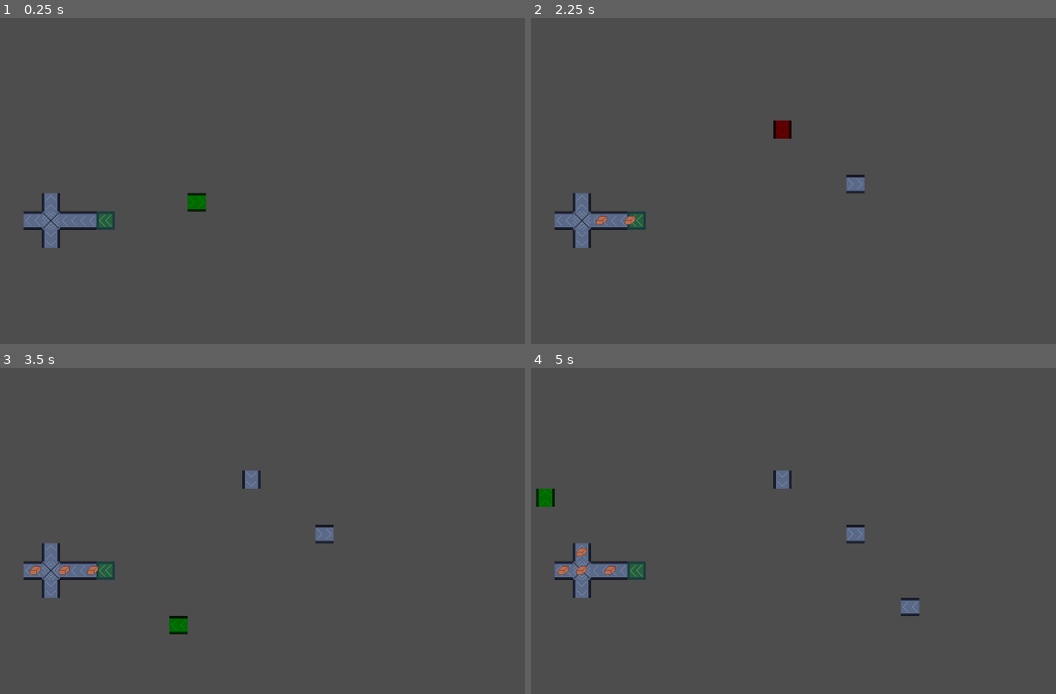
Above: before the commit, frames 1-4 (two rows, left to right).
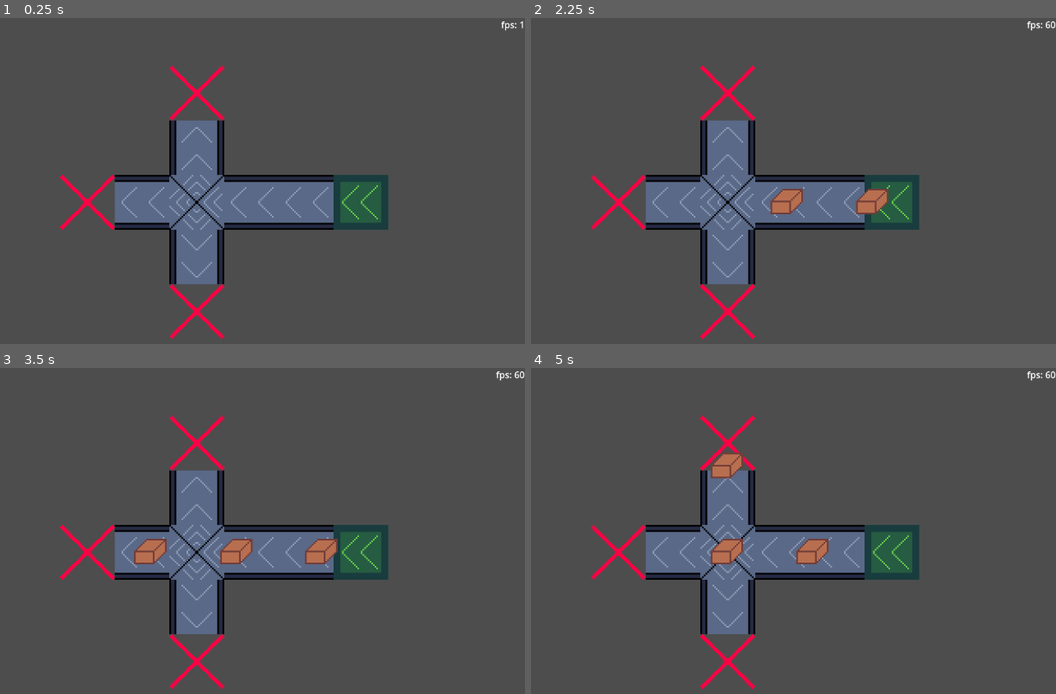
Above: after the commit, the same moments.

Repository: ConstellationSloth/BeltTutorial
Game: Godot game, scene res://main.tscn
Same seed, same stepped clock (60 frames per second), same inputs: the game is played once before the commit and once after it.
Inputs (mouse positions are in pixels of both pictures, inside the frame that each line leads up to):
- Up to frame 1 (0.25 s): no input
- Up to frame 2 (2.25 s): tap Enter at 0.5 s; move the mouse to (872, 184) at 0.52 s; press the mouse at (872, 184) at 0.53 s; move the mouse to (594, 220) at 1.27 s; release the mouse at (594, 220) at 1.28 s; tap R (rotate) at 1.35 s; move the mouse to (793, 122) at 2.02 s; press the mouse at (793, 122) at 2.03 s
- Up to frame 3 (3.5 s): move the mouse to (162, 625) at 2.77 s; release the mouse at (162, 625) at 2.78 s; tap R (rotate) at 2.85 s
- Up to frame 4 (5 s): move the mouse to (924, 609) at 3.52 s; press the mouse at (924, 609) at 3.53 s; move the mouse to (outside the picture) at 4.27 s; release the mouse at (outside the picture) at 4.28 s; tap R (rotate) at 4.35 s

The runs differ from the first frame. In frame 1, 15% of the frame differs, in the area x 4-100%, y 1-99%; in frame 2, 15%; in frame 3, 15%; in frame 4, 15%, in the area x 0-100%, y 1-99%.

Commit message:
remove previous design

Diff:
--- a/Conveyors/belt.gd
+++ b/Conveyors/belt.gd
@@ -2,8 +2,8 @@
 var to_direction: Enums.Direction = Enums.Direction.Left
 var from_direction: Enums.Direction = Enums.Direction.Right
 @export var directions : Array[Enums.Direction] = []
-@onready var from_controller : FromDirectionController = %FromDirectionController
-@onready var sprite = %Sprite2D
+@onready var from_controller : FromDirectionController = $FromDirectionController
+@onready var sprite = $Sprite2D
 
 func determine_from_direction():
 	from_direction = from_controller.get_from_direction(to_direction)
@@ -14,6 +14,7 @@
 
 
 func _ready():
+	print(global_position)
 	$DirectionController.set_directions(directions)
 
 func update_to_direction(to_directions: Array[Enums.Direction]):
--- a/Conveyors/belt.tscn
+++ b/Conveyors/belt.tscn
@@ -5,7 +5,7 @@
 [ext_resource type="Texture2D" uid="uid://c0f6h16dw520u" path="res://Art/conveyors_1.png" id="2_p4kum"]
 [ext_resource type="PackedScene" uid="uid://des4s18nx8jee" path="res://Conveyors/Components/Inventory/conveyor_inventory.tscn" id="3_oakon"]
 [ext_resource type="PackedScene" uid="uid://bu00ntiiddy1k" path="res://Conveyors/Components/Controller/direction_controller.tscn" id="5_f6dtg"]
-[ext_resource type="Script" path="res://Conveyors/Components/Controller/FromDirectionController.gd" id="6_35k6d"]
+[ext_resource type="Script" path="res://Conveyors/Components/Controller/from_direction_controller.gd" id="6_fjvy8"]
 
 [sub_resource type="RectangleShape2D" id="RectangleShape2D_luv85"]
 size = Vector2(16, 16)
@@ -20,14 +20,12 @@
 [node name="ConveyorDetectors" parent="." instance=ExtResource("1_4004i")]
 
 [node name="Sprite2D" type="Sprite2D" parent="."]
-unique_name_in_owner = true
 texture = ExtResource("2_p4kum")
 hframes = 5
 vframes = 3
 frame = 1
 
 [node name="ConveyorInventory" parent="." instance=ExtResource("3_oakon")]
-unique_name_in_owner = true
 
 [node name="CollisionShape2D" type="CollisionShape2D" parent="ConveyorInventory"]
 shape = SubResource("RectangleShape2D_luv85")
@@ -38,8 +36,7 @@
 shape = SubResource("RectangleShape2D_s75kh")
 
 [node name="FromDirectionController" type="Node2D" parent="."]
-unique_name_in_owner = true
-script = ExtResource("6_35k6d")
+script = ExtResource("6_fjvy8")
 
 [connection signal="inventory_found" from="ConveyorDetectors" to="." method="_on_conveyor_detectors_inventory_found"]
 [connection signal="item_held" from="ConveyorInventory" to="." method="_on_conveyor_inventory_item_held"]
--- a/Conveyors/splitter.gd
+++ b/Conveyors/splitter.gd
@@ -5,8 +5,9 @@
 @onready var sprite = $Sprite2D
 
 func determine_from_direction():
-	#find the direction not in to_directions
-	pass
+	for direction in Enums.Direction.values():
+		if not to_directions.has(direction):
+			from_direction = direction
 
 func _ready():
 	$DirectionController.set_directions(directions)
--- /dev/null
+++ b/Conveyors/trash.gd
@@ -0,0 +1,5 @@
+extends Node2D
+
+
+func _on_conveyor_inventory_item_held():
+	$ConveyorInventory.offload_item().queue_free()
--- /dev/null
+++ b/Conveyors/trash.tscn
@@ -0,0 +1,21 @@
+[gd_scene load_steps=5 format=3 uid="uid://d3r5ri72l82h6"]
+
+[ext_resource type="Script" path="res://Conveyors/trash.gd" id="1_85swt"]
+[ext_resource type="PackedScene" uid="uid://des4s18nx8jee" path="res://Conveyors/Components/Inventory/conveyor_inventory.tscn" id="1_oedog"]
+[ext_resource type="Texture2D" uid="uid://dx72cotaoflvm" path="res://Art/item delete.png" id="2_vurs7"]
+
+[sub_resource type="RectangleShape2D" id="RectangleShape2D_lanr3"]
+size = Vector2(16, 16)
+
+[node name="Trash" type="Node2D"]
+script = ExtResource("1_85swt")
+
+[node name="ConveyorInventory" parent="." instance=ExtResource("1_oedog")]
+
+[node name="CollisionShape2D" type="CollisionShape2D" parent="ConveyorInventory"]
+shape = SubResource("RectangleShape2D_lanr3")
+
+[node name="Sprite2D" type="Sprite2D" parent="."]
+texture = ExtResource("2_vurs7")
+
+[connection signal="item_held" from="ConveyorInventory" to="." method="_on_conveyor_inventory_item_held"]
--- a/Detector.gd
+++ /dev/null
@@ -1,19 +0,0 @@
-extends Area2D
-class_name Detector
-signal belt_detected
-var detecting = false
-
-func detect():
-	detecting = true
-
-func _physics_process(_delta):
-	if not detecting:
-		return
-	var areas = get_overlapping_areas()
-	for area in areas:
-		if not area is Transportable:
-			continue
-		if area.can_receive_item():
-			emit_signal("belt_detected", area)
-			detecting = false
-			break
--- a/DirectionDetector.gd
+++ /dev/null
@@ -1,25 +0,0 @@
-extends Area2D
-
-signal conveyor_changed
-var conveyor:
-	set(new_value):
-		conveyor = new_value
-		emit_signal("conveyor_changed")
-	get:
-		return conveyor
-
-func direction_changed():
-	emit_signal("conveyor_changed")
-
-func _on_area_entered(area):
-	if area is Transportable:
-		conveyor = area
-		if area is Conveyor and not conveyor.is_connected("direction_changed", direction_changed):
-			conveyor.connect("direction_changed", direction_changed)
-
-func _on_area_exited(area):
-	if area is Transportable:
-		if conveyor == area:
-			if conveyor is Conveyor and conveyor.is_connected("direction_changed", direction_changed):
-				conveyor.disconnect("direction_changed", direction_changed)
-			conveyor = null
--- a/ItemHolder.gd
+++ /dev/null
@@ -1,26 +0,0 @@
-extends Node2D
-
-var moving_item = false
-@export var speed = 50
-signal item_held
-
-func receive_item(item: Node2D):
-	item.reparent(self, true)
-	moving_item = true
-
-func offload_item():
-	var item = get_child(0)
-	return item
-
-func hold_item():
-	moving_item = false
-	emit_signal("item_held")
-
-func _physics_process(delta):
-	if not moving_item or get_child_count() == 0:
-		return
-	var item = get_child(0)
-	if item is Node2D:
-		item.global_position = item.global_position.move_toward(get_parent().global_position, speed * delta)
-		if item.global_position == get_parent().global_position:
-			hold_item()
--- a/Managers/BuildingCoordinator.gd
+++ b/Managers/BuildingCoordinator.gd
@@ -1 +1,10 @@
 extends Node
+
+
+var buildings = {}
+
+func check_location(location: Vector2) -> bool:
+	return buildings.has(location)
+
+func add_building(location: Vector2, building: Node2D) -> void:
+	buildings[location] = building
--- a/adjacent_conveyors.gd
+++ /dev/null
@@ -1,86 +0,0 @@
-extends Node2D
-const DIRECTION_DETECTOR = preload("res://direction_detector.tscn")
-var right
-var left
-var down
-var up
-var length = 32
-signal conveyor_change
-var directions := {}
-
-func _ready():
-	for direction in Enums.Direction.values():
-		var detector = DIRECTION_DETECTOR.instantiate()
-		detector.position = DirectionHelper.get_vector_for_direction(direction) * length
-		detector.connect("conveyor_changed", emit_change)
-		add_child(detector)
-		directions[direction] = detector
-
-
-func emit_change():
-	emit_signal("conveyor_change")
-
-func get_from_direction(to_direction: Enums.Direction):
-	var right_conveyor = get_direction(Enums.Direction.Right)
-	var left_conveyor = get_direction(Enums.Direction.Left)
-	var down_conveyor = get_direction(Enums.Direction.Down)
-	var up_conveyor = get_direction(Enums.Direction.Up)
-	var from_direction: Enums.Direction = Enums.Direction.Left
-	match to_direction:
-		Enums.Direction.Left:
-			if right_conveyor != null and right_conveyor == Enums.Direction.Left:
-				from_direction = Enums.Direction.Right
-			elif up_conveyor != null and up_conveyor == Enums.Direction.Down:
-				if down_conveyor != null and down_conveyor == Enums.Direction.Up:
-					from_direction = Enums.Direction.Right
-				else:
-					from_direction = Enums.Direction.Up
-			elif down_conveyor != null and down_conveyor == Enums.Direction.Up:
-				from_direction = Enums.Direction.Down
-			else:
-				from_direction = Enums.Direction.Right
-		Enums.Direction.Right:
-			if left_conveyor != null and left_conveyor == Enums.Direction.Right:
-				from_direction = Enums.Direction.Left
-			elif up_conveyor != null and up_conveyor == Enums.Direction.Down:
-				if down_conveyor != null and down_conveyor == Enums.Direction.Up:
-					from_direction = Enums.Direction.Left
-				else:
-					from_direction = Enums.Direction.Up
-			elif down_conveyor != null and down_conveyor == Enums.Direction.Up:
-				from_direction = Enums.Direction.Down
-			else:
-				from_direction = Enums.Direction.Left
-		Enums.Direction.Up:
-			if down_conveyor != null and down_conveyor == Enums.Direction.Up:
-				from_direction = Enums.Direction.Down
-			elif right_conveyor != null and right_conveyor == Enums.Direction.Left:
-				if left_conveyor != null and left_conveyor == Enums.Direction.Right:
-					from_direction = Enums.Direction.Down
-				else:
-					from_direction = Enums.Direction.Right
-			elif left_conveyor != null and left_conveyor == Enums.Direction.Right:
-				from_direction = Enums.Direction.Left
-			else:
-				from_direction = Enums.Direction.Down
-		Enums.Direction.Down:
-			if up_conveyor != null and up_conveyor == Enums.Direction.Down:
-				from_direction = Enums.Direction.Up
-			elif right_conveyor != null and right_conveyor == Enums.Direction.Left:
-				if left_conveyor != null and left_conveyor == Enums.Direction.Right:
-					from_direction = Enums.Direction.Up
-				else:
-					from_direction = Enums.Direction.Right
-			elif left_conveyor != null and left_conveyor == Enums.Direction.Right:
-				from_direction = Enums.Direction.Left
-			else:
-				from_direction = Enums.Direction.Up
-	return from_direction
-
-func get_direction(direction: Enums.Direction):
-	var detector = directions[direction]
-	if detector == null:
-		return null
-	if detector.conveyor == null:
-		return null
-	return detector.conveyor.get_direction()
--- a/adjacent_conveyors.tscn
+++ /dev/null
@@ -1,6 +0,0 @@
-[gd_scene load_steps=2 format=3 uid="uid://bhem58isi48k2"]
-
-[ext_resource type="Script" path="res://adjacent_conveyors.gd" id="1_7yox4"]
-
-[node name="AdjacentConveyors" type="Node2D"]
-script = ExtResource("1_7yox4")
--- a/conveyor.gd
+++ /dev/null
@@ -1,95 +0,0 @@
-extends Transportable
-class_name Conveyor
-@onready var item_holder = $ItemHolder
-@onready var detector = $Detector
-@export var to_direction: Enums.Direction = Enums.Direction.Left
-@export var from_direction: Enums.Direction = Enums.Direction.Right
-@onready var sprite = $Sprite2D
-@onready var adjacent_conveyors = $AdjacentConveyors
-signal direction_changed
-
-func get_direction():
-	return to_direction
-
-func determine_from_direction():
-	from_direction = adjacent_conveyors.get_from_direction(to_direction)
-
-func set_direction():
-	sprite.frame = Conveyor.get_sprite_frame(to_direction, from_direction)
-	match to_direction:
-		Enums.Direction.Left:
-			detector.position = Vector2.LEFT * 32
-		Enums.Direction.Right:
-			detector.position = Vector2.RIGHT * 32
-		Enums.Direction.Up:
-			detector.position = Vector2.UP * 32
-		Enums.Direction.Down:
-			detector.position = Vector2.DOWN * 32
-
-
-static func get_sprite_frame(to: Enums.Direction, from: Enums.Direction):
-	var frame = 0
-	match to:
-		Enums.Direction.Left:
-			match from:
-				Enums.Direction.Right:
-					frame = 1
-				Enums.Direction.Up:
-					frame = 9
-				Enums.Direction.Down:
-					frame = 2
-		Enums.Direction.Right:
-			match from:
-				Enums.Direction.Left:
-					frame = 11
-				Enums.Direction.Up:
-					frame = 10
-				Enums.Direction.Down:
-					frame = 3
-		Enums.Direction.Up:
-			match from:
-				Enums.Direction.Left:
-					frame = 12
-				Enums.Direction.Down:
-					frame = 7
-				Enums.Direction.Right:
-					frame = 8
-		Enums.Direction.Down:
-			match from:
-				Enums.Direction.Left:
-					frame = 4
-				Enums.Direction.Up:
-					frame = 5
-				Enums.Direction.Right:
-					frame = 0
-	return frame
-
-func _ready():
-	determine_from_direction()
-	set_direction()
-
-func update_to_direction(to: Enums.Direction):
-	to_direction = to
-	determine_from_direction()
-	set_direction()
-	emit_signal("direction_changed")
-
-func can_receive_item():
-	return item_holder.get_child_count() == 0
-
-func receive_item(item: Node2D):
-	item_holder.receive_item(item)
-
-func _on_detector_belt_detected(area: Area2D):
-	var item = item_holder.offload_item()
-	area.receive_item(item)
-
-
-func _on_item_holder_item_held():
-	detector.detect()
-
-
-
-func _on_adjacent_conveyors_conveyor_change():
-	determine_from_direction()
-	set_direction()
--- a/conveyor.tscn
+++ /dev/null
@@ -1,35 +0,0 @@
-[gd_scene load_steps=7 format=3 uid="uid://p8e007yr3fwl"]
-
-[ext_resource type="Script" path="res://conveyor.gd" id="1_ha5hy"]
-[ext_resource type="Texture2D" uid="uid://c0f6h16dw520u" path="res://Art/conveyors_1.png" id="2_frpci"]
-[ext_resource type="PackedScene" uid="uid://cysc8y5jaufsp" path="res://detector.tscn" id="3_ejr0x"]
-[ext_resource type="PackedScene" uid="uid://bhdrn1h4r4q4v" path="res://item_holder.tscn" id="3_nbq7o"]
-[ext_resource type="PackedScene" uid="uid://bhem58isi48k2" path="res://adjacent_conveyors.tscn" id="5_75fm8"]
-
-[sub_resource type="RectangleShape2D" id="RectangleShape2D_xl4xr"]
-size = Vector2(32, 32)
-
-[node name="Conveyor" type="Area2D"]
-collision_layer = 2
-collision_mask = 0
-monitoring = false
-script = ExtResource("1_ha5hy")
-
-[node name="CollisionShape2D" type="CollisionShape2D" parent="."]
-shape = SubResource("RectangleShape2D_xl4xr")
-
-[node name="Sprite2D" type="Sprite2D" parent="."]
-texture_filter = 1
-texture = ExtResource("2_frpci")
-hframes = 5
-vframes = 3
-
-[node name="Detector" parent="." instance=ExtResource("3_ejr0x")]
-
-[node name="ItemHolder" parent="." instance=ExtResource("3_nbq7o")]
-
-[node name="AdjacentConveyors" parent="." instance=ExtResource("5_75fm8")]
-
-[connection signal="belt_detected" from="Detector" to="." method="_on_detector_belt_detected"]
-[connection signal="item_held" from="ItemHolder" to="." method="_on_item_holder_item_held"]
-[connection signal="conveyor_change" from="AdjacentConveyors" to="." method="_on_adjacent_conveyors_conveyor_change"]
--- a/detector.tscn
+++ /dev/null
@@ -1,15 +0,0 @@
-[gd_scene load_steps=3 format=3 uid="uid://cysc8y5jaufsp"]
-
-[ext_resource type="Script" path="res://Detector.gd" id="1_jqvgb"]
-
-[sub_resource type="RectangleShape2D" id="RectangleShape2D_wgt6c"]
-size = Vector2(16, 16)
-
-[node name="Detector" type="Area2D"]
-collision_layer = 0
-collision_mask = 2
-monitorable = false
-script = ExtResource("1_jqvgb")
-
-[node name="CollisionShape2D" type="CollisionShape2D" parent="."]
-shape = SubResource("RectangleShape2D_wgt6c")
--- a/direction_detector.tscn
+++ /dev/null
@@ -1,18 +0,0 @@
-[gd_scene load_steps=3 format=3 uid="uid://da7ievysvw00j"]
-
-[ext_resource type="Script" path="res://DirectionDetector.gd" id="1_7qwys"]
-
-[sub_resource type="RectangleShape2D" id="RectangleShape2D_mq28j"]
-size = Vector2(16, 16)
-
-[node name="DirectionDetector" type="Area2D"]
-collision_layer = 0
-collision_mask = 2
-monitorable = false
-script = ExtResource("1_7qwys")
-
-[node name="CollisionShape2D" type="CollisionShape2D" parent="."]
-shape = SubResource("RectangleShape2D_mq28j")
-
-[connection signal="area_entered" from="." to="." method="_on_area_entered"]
-[connection signal="area_exited" from="." to="." method="_on_area_exited"]
--- a/item_holder.tscn
+++ /dev/null
@@ -1,6 +0,0 @@
-[gd_scene load_steps=2 format=3 uid="uid://bhdrn1h4r4q4v"]
-
-[ext_resource type="Script" path="res://ItemHolder.gd" id="1_tc4py"]
-
-[node name="ItemHolder" type="Node2D"]
-script = ExtResource("1_tc4py")
--- a/main.tscn
+++ b/main.tscn
@@ -1,7 +1,7 @@
 [gd_scene load_steps=6 format=3 uid="uid://8dlloctnnjru"]
 
-[ext_resource type="PackedScene" uid="uid://b5eggbf7o14bu" path="res://conveyor_icon.tscn" id="4_fpfva"]
 [ext_resource type="PackedScene" uid="uid://2sdi7rhr14fh" path="res://Conveyors/generator.tscn" id="5_1a0pq"]
+[ext_resource type="PackedScene" uid="uid://d3r5ri72l82h6" path="res://Conveyors/trash.tscn" id="5_1poeg"]
 [ext_resource type="Script" path="res://Label.gd" id="5_lplos"]
 [ext_resource type="PackedScene" uid="uid://ca6vcitmain1q" path="res://Conveyors/splitter.tscn" id="5_yy37v"]
 [ext_resource type="PackedScene" uid="uid://cfwfejmwtkwmg" path="res://Conveyors/belt.tscn" id="7_mtc1u"]
@@ -10,11 +10,9 @@
 texture_filter = 1
 
 [node name="Camera2D" type="Camera2D" parent="."]
-
-[node name="ConveyorIcon" parent="." instance=ExtResource("4_fpfva")]
+zoom = Vector2(3, 3)
 
 [node name="CanvasLayer" type="CanvasLayer" parent="."]
-visible = false
 
 [node name="Label" type="Label" parent="CanvasLayer"]
 anchors_preset = 1
@@ -26,25 +24,33 @@
 script = ExtResource("5_lplos")
 
 [node name="Belt" parent="." instance=ExtResource("7_mtc1u")]
-position = Vector2(-192, 32)
+position = Vector2(64, 0)
 
 [node name="Belt2" parent="." instance=ExtResource("7_mtc1u")]
-position = Vector2(-224, 32)
+position = Vector2(32, 0)
 
 [node name="Belt3" parent="." instance=ExtResource("7_mtc1u")]
-position = Vector2(-256, 64)
+position = Vector2(0, 32)
 directions = Array[int]([3])
 
 [node name="Belt5" parent="." instance=ExtResource("7_mtc1u")]
-position = Vector2(-288, 32)
+position = Vector2(-32, 0)
 
 [node name="Belt4" parent="." instance=ExtResource("7_mtc1u")]
-position = Vector2(-256, 0)
+position = Vector2(0, -32)
 directions = Array[int]([1])
 
 [node name="Generator" parent="." instance=ExtResource("5_1a0pq")]
-position = Vector2(-160, 32)
+position = Vector2(96, 0)
 
 [node name="Splitter" parent="." instance=ExtResource("5_yy37v")]
-position = Vector2(-256, 32)
 directions = Array[int]([0, 1, 3])
+
+[node name="Trash" parent="." instance=ExtResource("5_1poeg")]
+position = Vector2(0, 64)
+
+[node name="Trash2" parent="." instance=ExtResource("5_1poeg")]
+position = Vector2(0, -64)
+
+[node name="Trash3" parent="." instance=ExtResource("5_1poeg")]
+position = Vector2(-64, 0)
--- a/transportable.gd
+++ /dev/null
@@ -1,8 +0,0 @@
-extends Area2D
-class_name Transportable
-
-func get_direction():
-	return null
-
-func can_receive_item():
-	return false
--- a/trash.gd
+++ /dev/null
@@ -1,15 +0,0 @@
-extends Transportable
-
-
-@onready var item_holder = $ItemHolder
-
-func can_receive_item():
-	return item_holder.get_child_count() == 0
-
-func receive_item(item: Node2D):
-	item_holder.receive_item(item)
-
-
-func _on_item_holder_item_held():
-	var item = item_holder.offload_item()
-	item.queue_free()
--- a/trash.tscn
+++ /dev/null
@@ -1,23 +0,0 @@
-[gd_scene load_steps=5 format=3 uid="uid://rk715k70iv4a"]
-
-[ext_resource type="Script" path="res://trash.gd" id="1_6ajxa"]
-[ext_resource type="PackedScene" uid="uid://bhdrn1h4r4q4v" path="res://item_holder.tscn" id="2_jiuv6"]
-[ext_resource type="Texture2D" uid="uid://dx72cotaoflvm" path="res://Art/item delete.png" id="3_k6571"]
-
-[sub_resource type="RectangleShape2D" id="RectangleShape2D_lnxxt"]
-size = Vector2(32, 32)
-
-[node name="Trash" type="Area2D"]
-collision_layer = 2
-collision_mask = 0
-script = ExtResource("1_6ajxa")
-
-[node name="CollisionShape2D" type="CollisionShape2D" parent="."]
-shape = SubResource("RectangleShape2D_lnxxt")
-
-[node name="Sprite2D" type="Sprite2D" parent="."]
-texture = ExtResource("3_k6571")
-
-[node name="ItemHolder" parent="." instance=ExtResource("2_jiuv6")]
-
-[connection signal="item_held" from="ItemHolder" to="." method="_on_item_holder_item_held"]
Binary file added: Art/thumbnail.png
Renamed: Conveyors/Components/Controller/FromDirectionController.gd -> Conveyors/Components/Controller/from_direction_controller.gd
